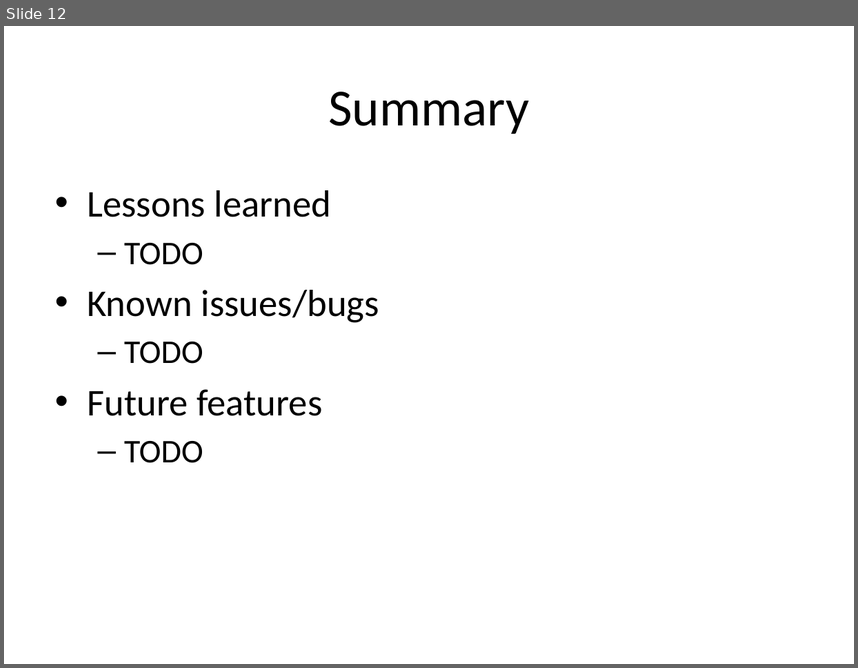
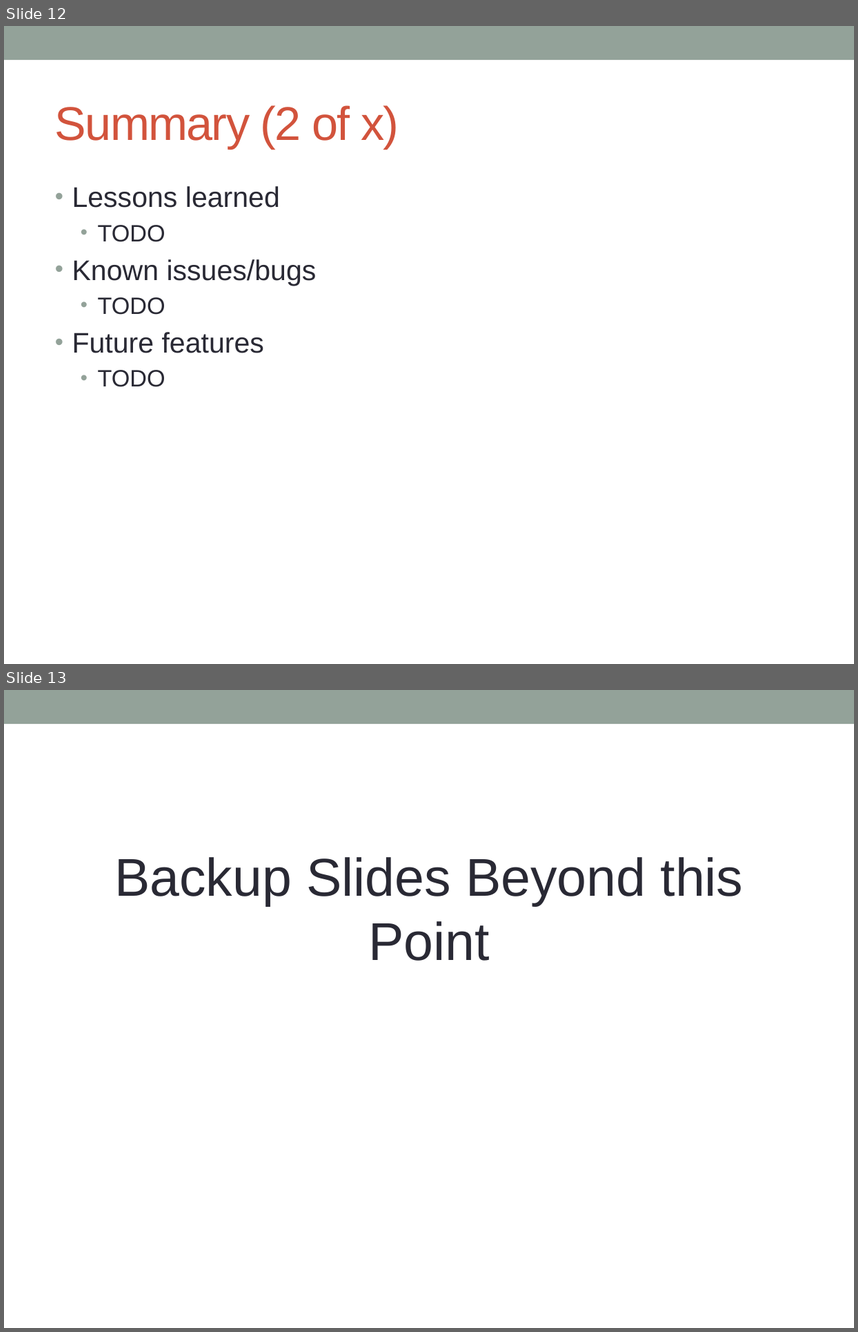
Before and after one commit to nodemvc/node-mvc, a slide deck: Documents/nodeMvcPresentation.pptx. Shown one above the other, each under a label of ours: slide 12 before the commit, slides 12 and 13 after it. The pictures are 858x668 and 858x1332 pixels, drawn with LibreOffice and Linux fonts; fonts in the diff are those of the drawing. Boxes give left, top, right and bottom in pixels: in the first picture for what was removed or moved away, otherwise in the second. Text is boxed around its words. In the diff, an @@ line names an element or a change of style, - is before the commit and + after.

```diff
--- a/Documents/nodeMvcPresentation.pptx
+++ b/Documents/nodeMvcPresentation.pptx
@@ slide 13 added at (x1=4, y1=690, x2=854, y2=1328), background #FFFFFF; not listed: 1 template element that a slide beside it also shows @@
@@ text added at (x1=114, y1=857, x2=744, y2=960), 45 pt, text #292934 @@
+Backup Slides Beyond this Point
@@ slide 12 changed as well @@
@@ rectangle added at (x1=4, y1=26, x2=854, y2=60), fill #93A299 @@
@@ title at (x1=55, y1=105, x2=399, y2=149): text changed; size 44 to 40 pt; font Calibri to Arial; text colour #000000 to #D2533C @@
-Summary
+Summary (2 of x)
@@ text "Lessons learned" at (x1=72, y1=186, x2=317, y2=387): size 32 to 24 pt in "Lessons learned", "Known issues/bugs", "Future features"; font Calibri to Arial, text colour #000000 to #292934; size 28 to 20 pt in "TODO", "TODO", "TODO"; indent changed; less space between paragraphs; bullet – to • @@
```
Also in this commit, not shown: 7 other slides changed, 5 other slides added, 4 slides removed.
